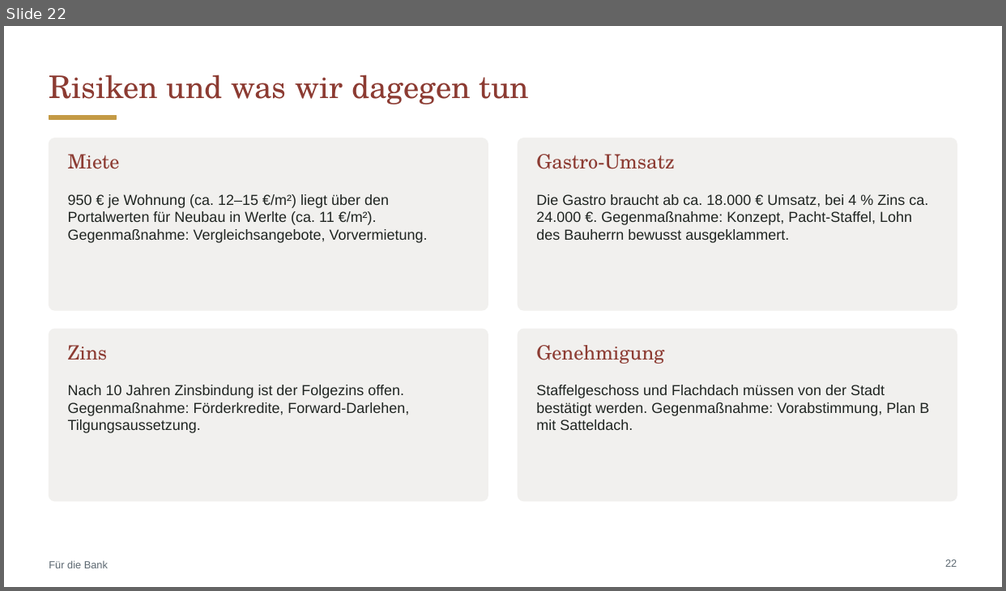
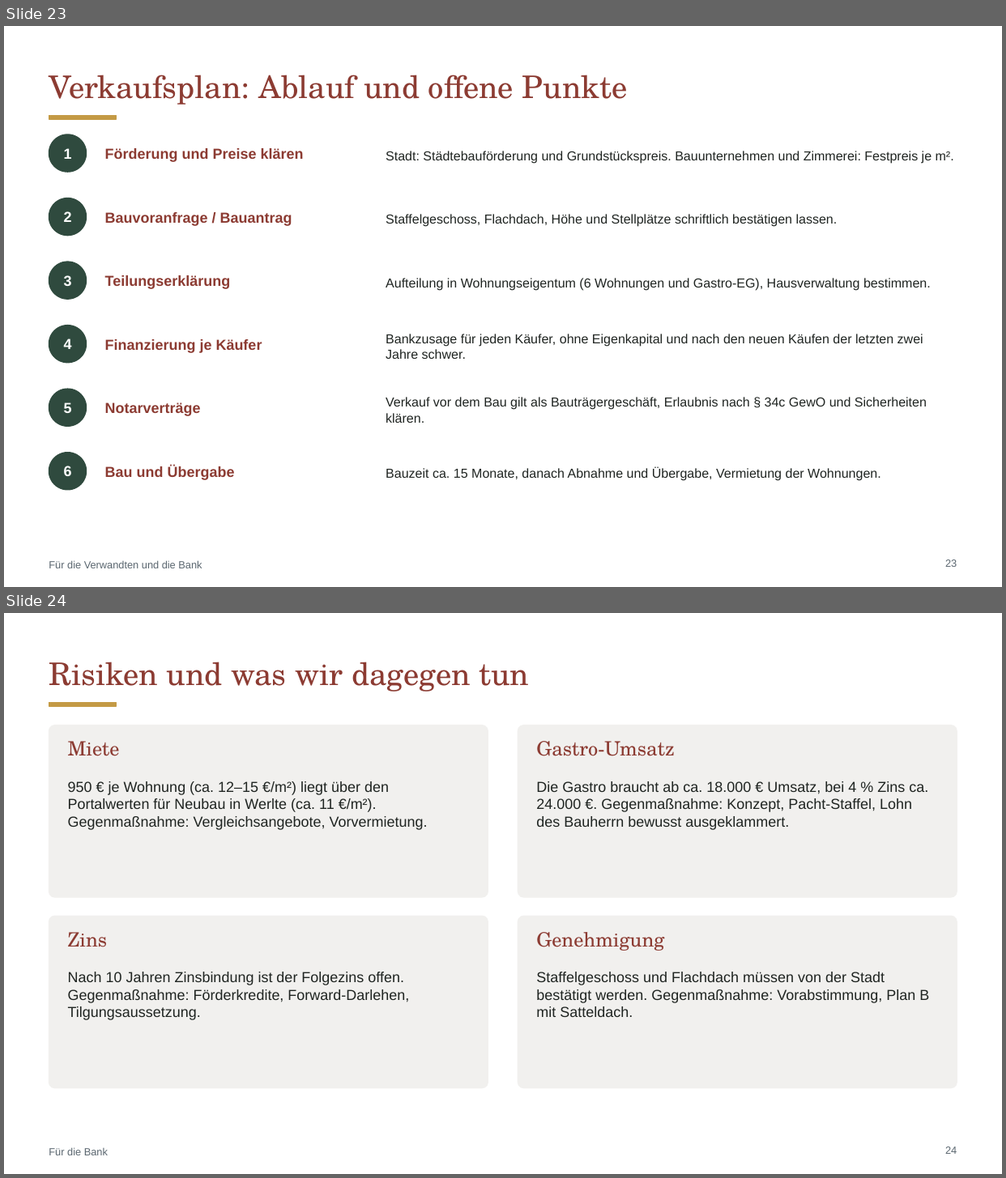
Before and after one commit to CartoonUsername/bau-projekt, a slide deck: praesentation/Neue-Mitte-Werlte_Baufeld3_6-Wohnungen_Gastro-EG.pptx. Shown one above the other, each under a label of ours: slide 22 before the commit, slides 23 and 24 after it. The pictures are 1006x591 and 1006x1178 pixels, drawn with LibreOffice and Linux fonts; fonts in the diff are those of the drawing. Boxes give left, top, right and bottom in pixels: in the first picture for what was removed or moved away, otherwise in the second. Text is boxed around its words. In the diff, an @@ line names an element or a change of style, - is before the commit and + after.

```diff
--- a/praesentation/Neue-Mitte-Werlte_Baufeld3_6-Wohnungen_Gastro-EG.pptx
+++ b/praesentation/Neue-Mitte-Werlte_Baufeld3_6-Wohnungen_Gastro-EG.pptx
@@ slide 23 added at [4, 26, 1002, 587], background #FFFFFF; not listed: 1 template element that a slide beside it also shows @@
@@ title added at [49, 75, 628, 105], 30 pt, text #8C3B32 @@
+Verkaufsplan: Ablauf und offene Punkte
@@ ellipse added at [49, 135, 87, 172], fill #2F4A3E, outline #2F4A3E 1 pt @@
@@ text added at [64, 148, 72, 159], 14 pt, text #FFFFFF, bold @@
+1
@@ text added at [105, 148, 304, 162], 14 pt, text #8C3B32, bold @@
+Förderung und Preise klären
@@ text added at [386, 151, 954, 164], 12.5 pt, text #1F2421 @@
+Stadt: Städtebauförderung und Grundstückspreis. Bauunternehmen und Zimmerei: Festpreis je m².
@@ ellipse added at [49, 199, 87, 236], fill #2F4A3E, outline #2F4A3E 1 pt @@
@@ text added at [64, 211, 72, 222], 14 pt, text #FFFFFF, bold @@
+2
@@ text added at [105, 212, 292, 226], 14 pt, text #8C3B32, bold @@
+Bauvoranfrage / Bauantrag
@@ text added at [386, 214, 837, 227], 12.5 pt, text #1F2421 @@
+Staffelgeschoss, Flachdach, Höhe und Stellplätze schriftlich bestätigen lassen.
@@ ellipse added at [49, 262, 87, 299], fill #2F4A3E, outline #2F4A3E 1 pt @@
@@ text added at [64, 275, 72, 286], 14 pt, text #FFFFFF, bold @@
+3
@@ text added at [105, 275, 231, 289], 14 pt, text #8C3B32, bold @@
+Teilungserklärung
@@ text added at [386, 278, 931, 291], 12.5 pt, text #1F2421 @@
+Aufteilung in Wohnungseigentum (6 Wohnungen und Gastro-EG), Hausverwaltung bestimmen.
@@ ellipse added at [49, 326, 87, 363], fill #2F4A3E, outline #2F4A3E 1 pt @@
@@ text added at [64, 339, 72, 349], 14 pt, text #FFFFFF, bold @@
+4
@@ text added at [105, 339, 262, 353], 14 pt, text #8C3B32, bold @@
+Finanzierung je Käufer
@@ text added at [386, 334, 923, 359], 12.5 pt, text #1F2421 @@
+Bankzusage für jeden Käufer, ohne Eigenkapital und nach den neuen Käufen der letzten zwei Jahre schwer.
@@ ellipse added at [49, 389, 87, 426], fill #2F4A3E, outline #2F4A3E 1 pt @@
@@ text added at [64, 403, 72, 413], 14 pt, text #FFFFFF, bold @@
+5
@@ text added at [105, 403, 201, 416], 14 pt, text #8C3B32, bold @@
+Notarverträge
@@ text added at [386, 397, 927, 423], 12.5 pt, text #1F2421 @@
+Verkauf vor dem Bau gilt als Bauträgergeschäft, Erlaubnis nach § 34c GewO und Sicherheiten klären.
@@ ellipse added at [49, 453, 87, 490], fill #2F4A3E, outline #2F4A3E 1 pt @@
@@ text added at [64, 466, 72, 476], 14 pt, text #FFFFFF, bold @@
+6
@@ text added at [105, 466, 235, 480], 14 pt, text #8C3B32, bold @@
+Bau und Übergabe
@@ text added at [386, 467, 881, 481], 12.5 pt, text #1F2421 @@
+Bauzeit ca. 15 Monate, danach Abnahme und Übergabe, Vermietung der Wohnungen.
@@ page number added at [945, 560, 957, 567], 10 pt, text #5B6770 @@
+23
@@ text added at [49, 561, 202, 569], 10 pt, text #5B6770 @@
+Für die Verwandten und die Bank
@@ what was slide 22 is now slide 24 @@
@@ page number at [945, 1147, 957, 1154]: text changed @@
-22
+24
```
Also in this commit, not shown: 1 other slide added, 6 other files.
